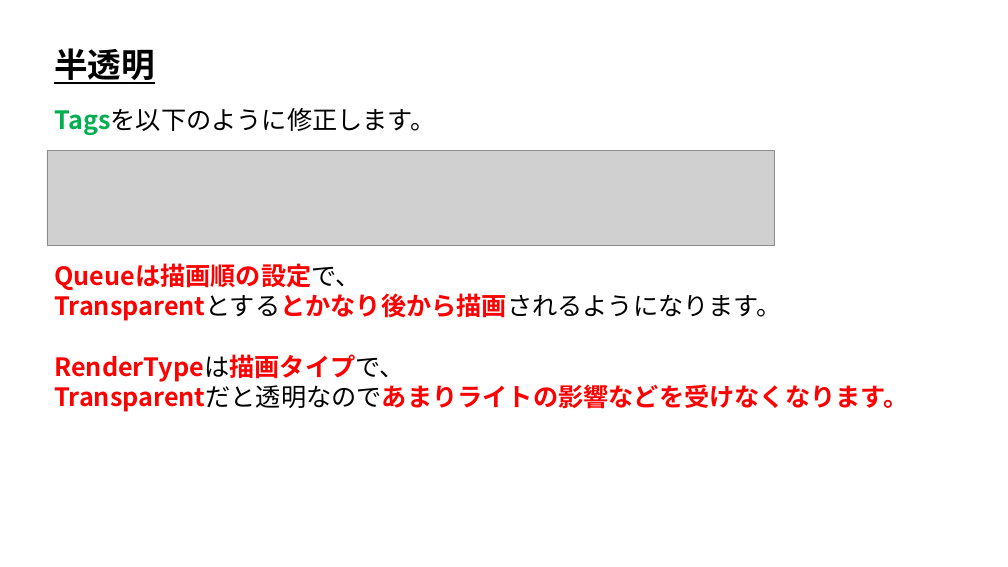
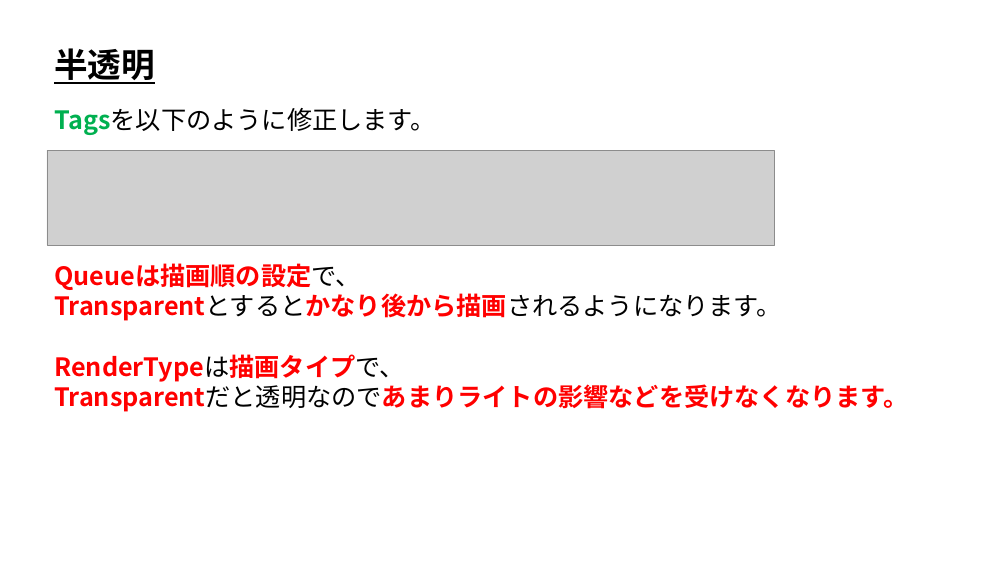
Before and after one commit to ArakiYusuke-Ohara/Textbook, a slide deck: slide 2 of ゲーム科2年/01_後期/ゲームプログラミング応用Ⅰ/02_半透明.pptx. Drawn at 1008x567 pixels with LibreOffice and Linux fonts; fonts in the diff are those of the drawing; grey boxes stand for pictures. Boxes give left, top, right and bottom in pixels: in the first picture for what was removed or moved away, otherwise in the second. Text is boxed around its words. In the diff, an @@ line names an element or a change of style, - is before the commit and + after.

```diff
--- a/ゲーム科2年/01_後期/ゲームプログラミング応用Ⅰ/02_半透明.pptx
+++ b/ゲーム科2年/01_後期/ゲームプログラミング応用Ⅰ/02_半透明.pptx
@@ text at <box>54,289,781,321</box>: text colour #FF0000 to #000000, bold off in "Transparentとするとかなり後から描画されるようになります。" @@
```
Also in this commit, not shown: 13 other files.
